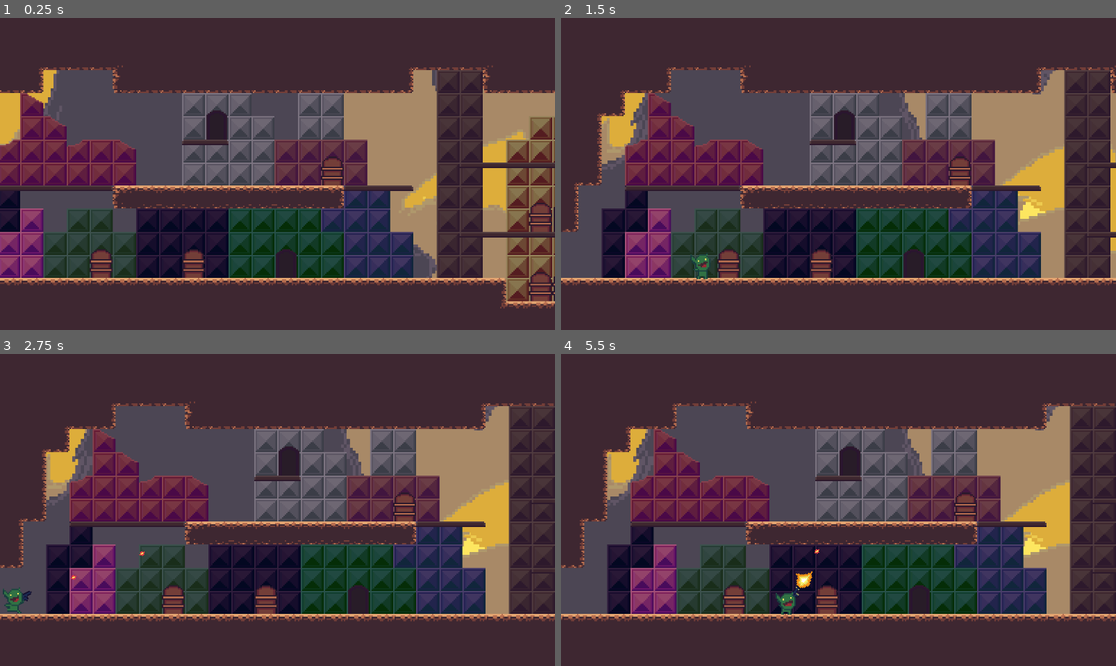
Above: before the commit, frames 1-4 (two rows, left to right).
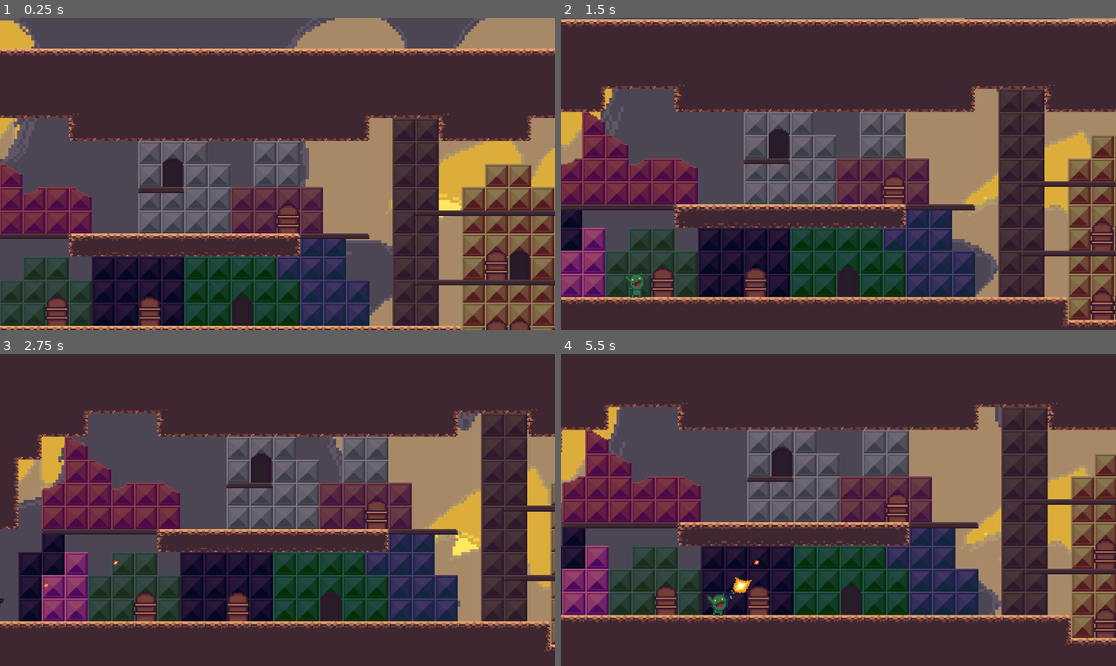
Above: after the commit, the same moments.

Repository: htimsekim/gobbo
Game: Godot game, scene res://src/Main/Game.tscn
Two runs of this game, one before a commit and one after it. Both use one fixed random seed, a clock stepped at 60 frames per second and the inputs below.
Inputs (mouse positions are in pixels of both pictures, inside the frame that each line leads up to):
- Up to frame 1 (0.25 s): no input
- Up to frame 2 (1.5 s): move the mouse to (960, 158) at 0.52 s; hold Right (move_right) 0.53-1.25 s; hold Ctrl (crouch) 0.53-1.25 s; click (960, 158) at 0.67 s; tap Space (jump) at 0.77 s; drag from (727, 189) to (672, 264) at 1.27 s
- Up to frame 3 (2.75 s): move the mouse to (333, 441) at 2.02 s; hold A (move_left) from 2.03 s (still down); hold Right mouse button (shoot) from 2.03 s (still down); tap Ctrl (crouch) at 2.3 s
- Up to frame 4 (5.5 s): release A (move_left) at 2.75 s; release Right mouse button (shoot) at 2.75 s; drag from (810, 572) to (705, 550) at 2.77 s; move the mouse to (1005, 556) at 3.52 s; hold Right (move_right) 3.53-4.25 s; hold Ctrl (crouch) 3.53-4.25 s; tap Space (jump) at 3.77 s; drag from (672, 463) to (849, 463) at 4.27 s; move the mouse to (866, 510) at 5.02 s; hold Right (move_right) from 5.03 s (still down); hold Right mouse button (shoot) from 5.03 s (still down); click (866, 510) at 5.17 s; tap Ctrl (crouch) at 5.3 s

The runs differ from the first frame. In frame 1, 75% of the frame differs, in the area x 0-100%, y 0-100%; in frame 2, 57%; in frame 3, 42%; in frame 4, 47%.

Commit message:
vertical scroll wip

Diff:
--- a/src/Main/Game.gd
+++ b/src/Main/Game.gd
@@ -8,6 +8,6 @@
 	print(get_viewport().size)
 
 func full_screen():
-	OS.set_current_screen(0)
+	OS.set_current_screen(2)
 	OS.window_fullscreen = true
 	OS.set_borderless_window(true)
--- a/src/Objects/Player.gd
+++ b/src/Objects/Player.gd
@@ -46,6 +46,12 @@
 	var targetinc = 1
 
 	Global.camera.position = position
+
+	if direction.y !=0:
+		Global.camera.smoothing_speed = 0
+	else:
+		Global.camera.smoothing_speed = .75
+
 	if direction.x !=0: #apply friction(1) and acceleration(.2)
 		_velocity.x = lerp(_velocity.x, direction.x * speed.x, .2)
 		Global.camera.offset_h = direction.x * targetinc
--- a/src/Objects/camera.tscn
+++ b/src/Objects/camera.tscn
@@ -2,6 +2,7 @@
 
 [node name="Camera2D" type="Camera2D"]
 zoom = Vector2( 0.2, 0.2 )
+limit_smoothed = true
 smoothing_enabled = true
 smoothing_speed = 0.75
 editor_draw_screen = false
